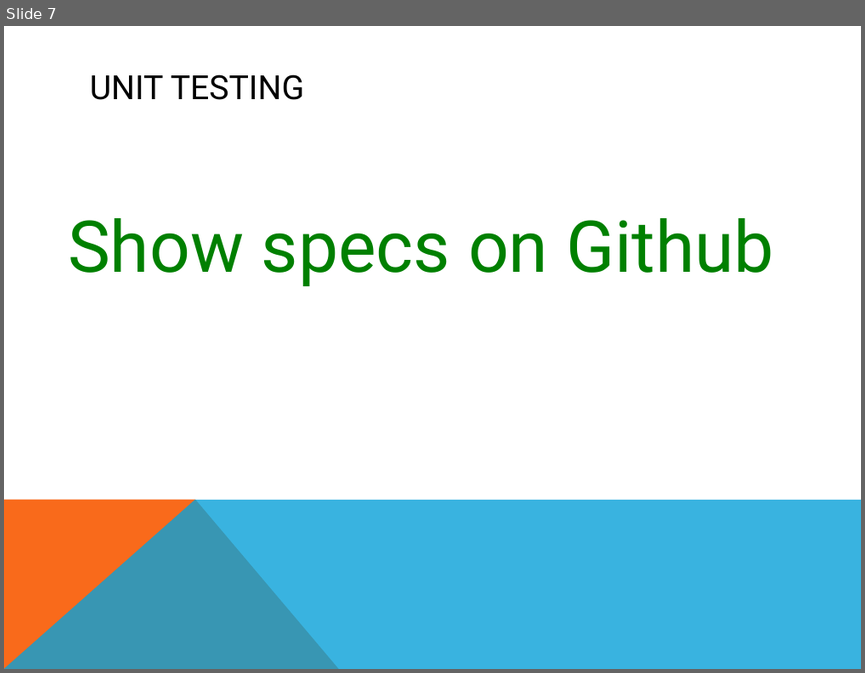
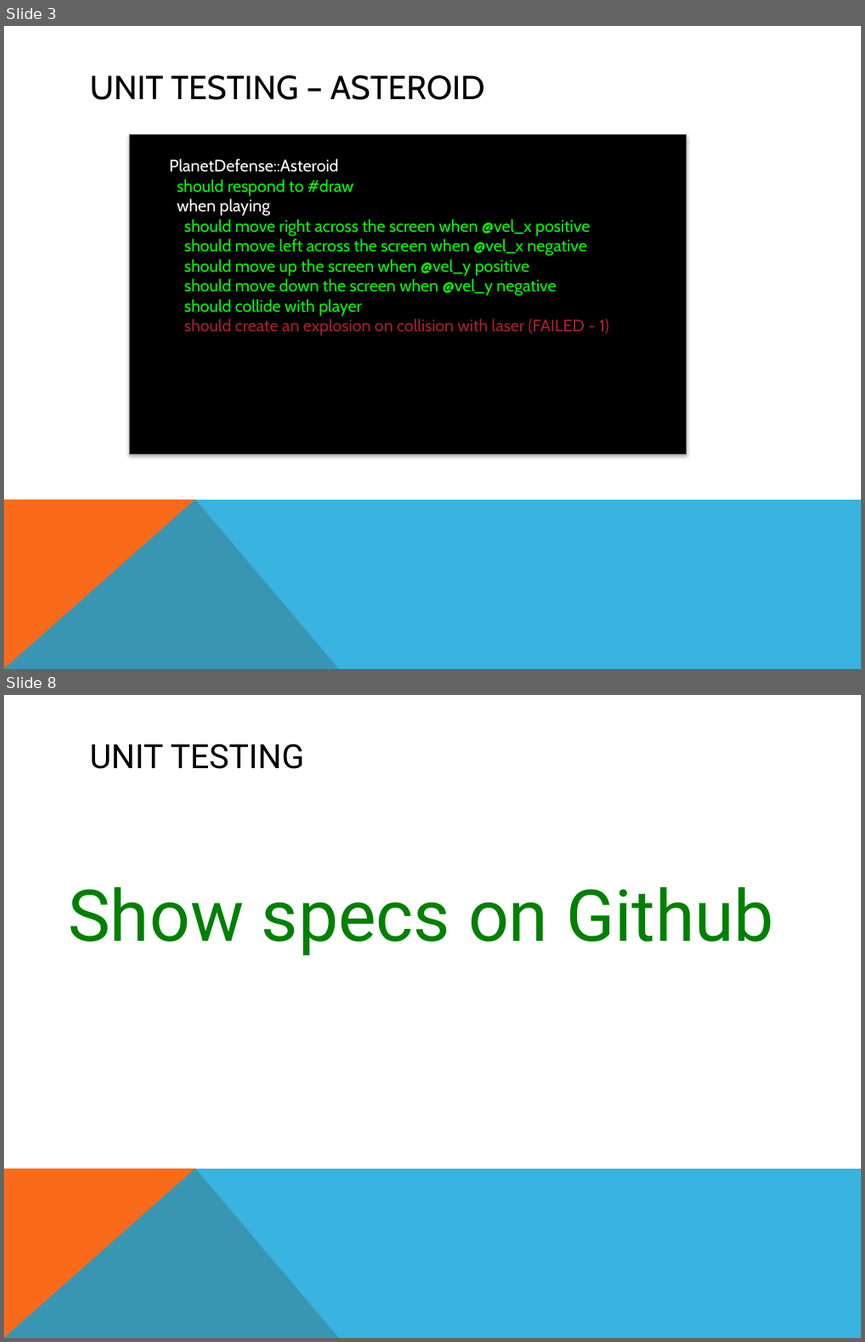
Before and after one commit to csce3513/Team6, a slide deck: docs/presentation-3.pptx. Shown one above the other, each under a label of ours: slide 7 before the commit, slides 3 and 8 after it; the slides between them are not shown. The pictures are 865x673 and 865x1342 pixels, drawn with LibreOffice and Linux fonts; fonts in the diff are those of the drawing. Boxes give left, top, right and bottom in pixels: in the first picture for what was removed or moved away, otherwise in the second. Text is boxed around its words. In the diff, an @@ line names an element or a change of style, - is before the commit and + after.

```diff
--- a/docs/presentation-3.pptx
+++ b/docs/presentation-3.pptx
@@ slide 3 added at bbox=[4, 26, 861, 669], background #FFFFFF; not listed: 2 template elements that a slide beside it also shows @@
@@ title added at bbox=[90, 75, 485, 100], 28 pt, text #000000 @@
+UNIT TESTING – ASTEROID
@@ rectangle added at bbox=[130, 135, 687, 454], fill #000000, outline #76787B 0.75 pt @@
@@ text added at bbox=[169, 159, 609, 335], 14 pt, text #00FF00 @@
+PlanetDefense::Asteroid
+should respond to #draw
+when playing
+should move right across the screen when @vel_x positive
+should move left across the screen when @vel_x negative
+should move up the screen when @vel_y positive
+should move down the screen when @vel_y negative
+should collide with player
+should create an explosion on collision with laser (FAILED - 1)
@@ what was slide 7 is now slide 8 @@
```
Also in this commit, not shown: 5 slides changed, 2 other slides added, 2 slides removed.
